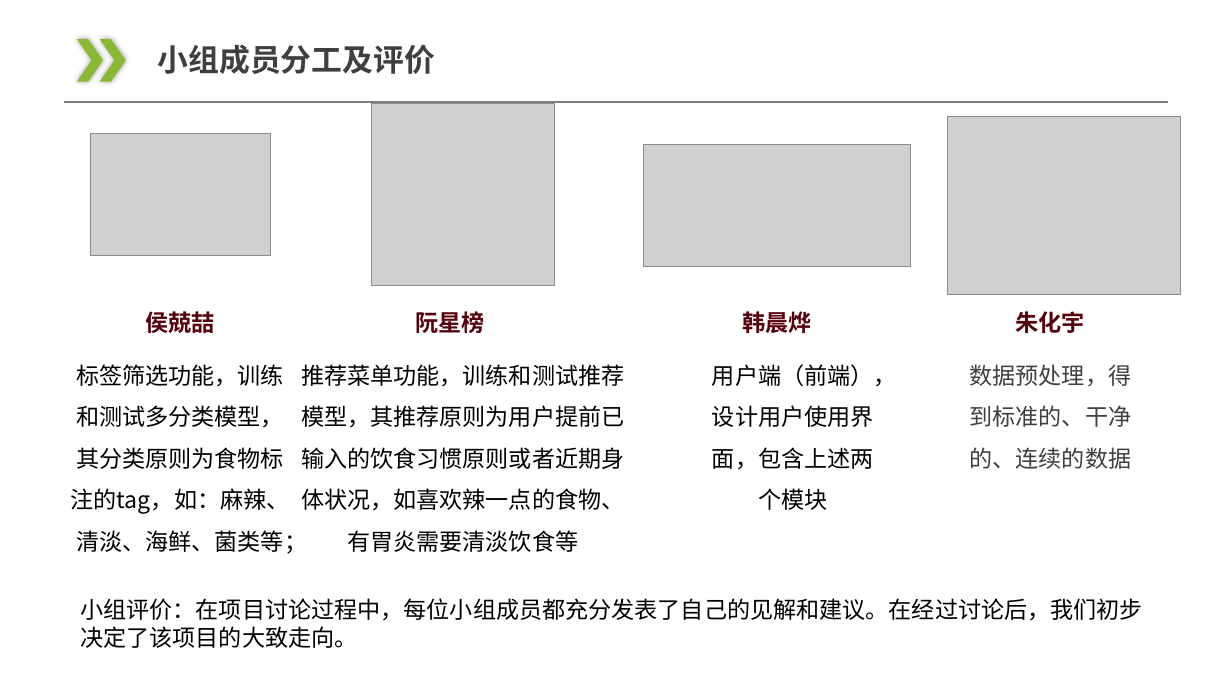
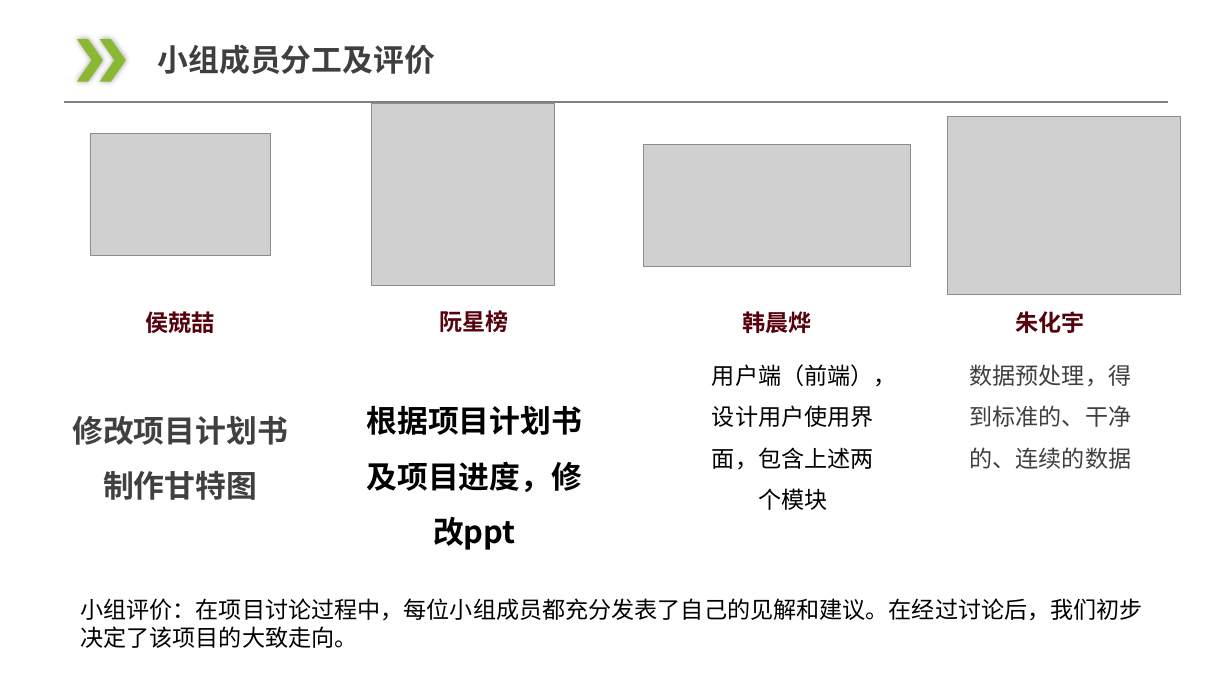
Before and after one commit to JakerHXR/Software-manage, a slide deck: slide 18 of doc/PPT/软件工程项目介绍PPT_2.1.pptx (slide 17 before the commit). Drawn at 1232x693 pixels with LibreOffice and Linux fonts; fonts in the diff are those of the drawing; grey boxes stand for pictures. Boxes give left, top, right and bottom in pixels: in the first picture for what was removed or moved away, otherwise in the second. Text is boxed around its words. In the diff, an @@ line names an element or a change of style, - is before the commit and + after.

```diff
--- a/doc/PPT/软件工程项目介绍PPT_2.1.pptx
+++ b/doc/PPT/软件工程项目介绍PPT_2.1.pptx
@@ text "阮星榜": place and size @@
-text "阮星榜" at box(416, 311, 485, 333)
+text "阮星榜" at box(440, 310, 509, 332)
@@ text at box(72, 416, 288, 500): text changed; size 18 to 24 pt; text colour #000000 to #404040; bold on @@
-标签筛选功能，训练和测试多分类模型，其分类原则为食物标注的tag，如：麻辣、清淡、海鲜、菌类等；
+修改项目计划书
+制作甘特图
@@ text at box(367, 405, 583, 550): text changed; size 18 to 24 pt; bold on @@
-推荐菜单功能，训练和测试推荐模型，其推荐原则为用户提前已输入的饮食习惯原则或者近期身体状况，如喜欢辣一点的食物、有胃炎需要清淡饮食等
+根据项目计划书及项目进度，修改ppt
```
Also in this commit, not shown: 7 other slides changed, 1 slide added, 1 other file.
